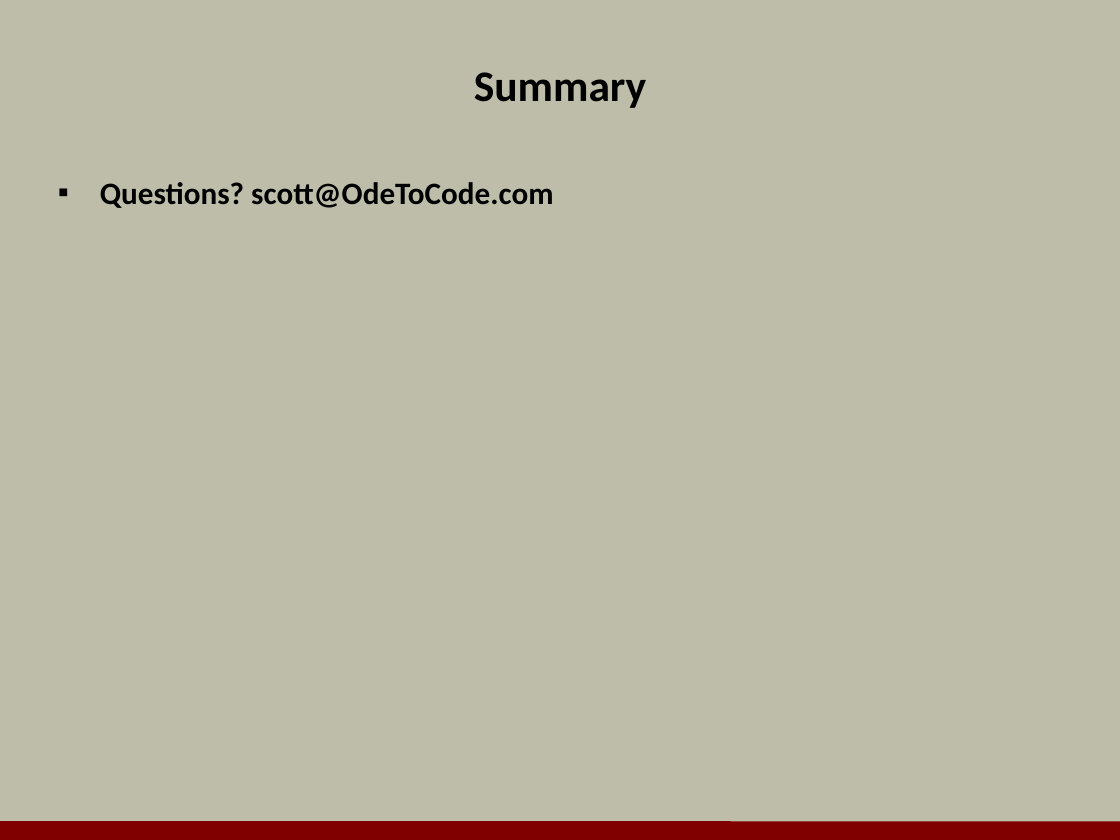
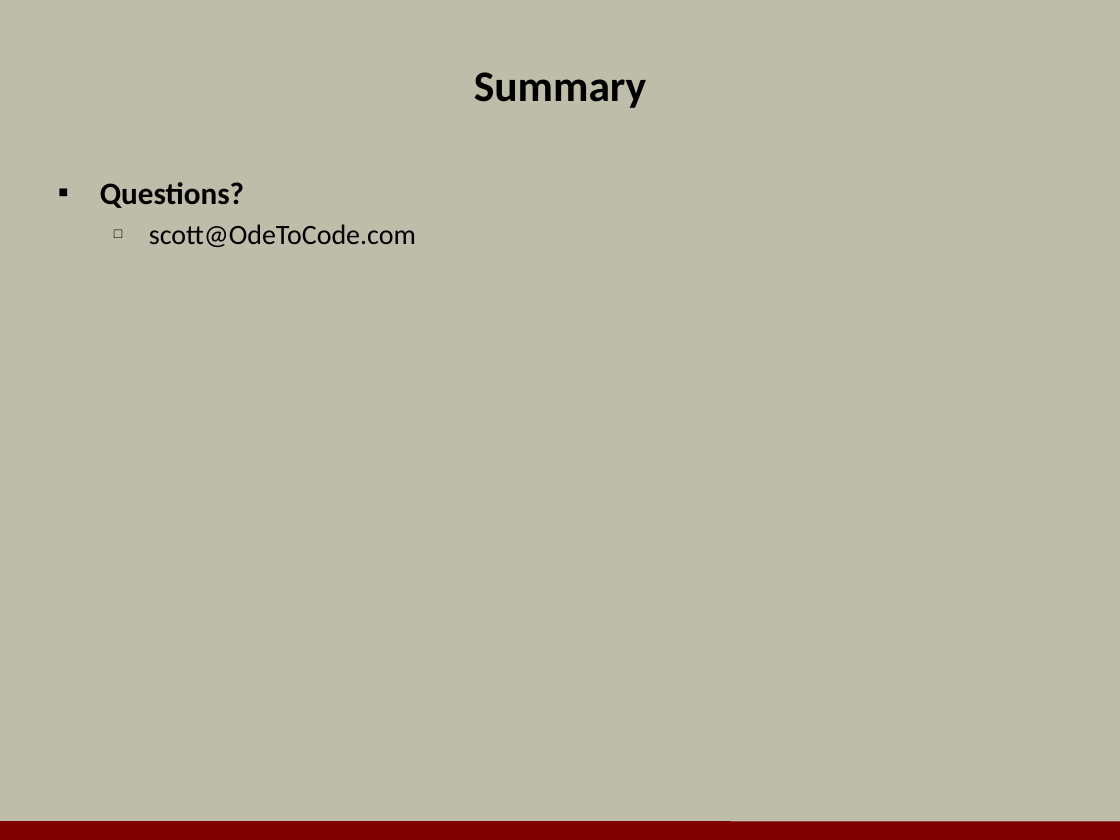
Before and after one commit to OdeToCode/classes, a slide deck: slide 23 of mvc/slides/12_Mobile.pptx. Drawn at 1120x840 pixels with LibreOffice and Linux fonts; fonts in the diff are those of the drawing; background and template pictures are left out. Boxes give left, top, right and bottom in pixels: in the first picture for what was removed or moved away, otherwise in the second. Text is boxed around its words. In the diff, an @@ line names an element or a change of style, - is before the commit and + after.

```diff
--- a/mvc/slides/12_Mobile.pptx
+++ b/mvc/slides/12_Mobile.pptx
@@ text at (100, 182, 416, 247): text changed; size 20 to 18 pt; bold off @@
-▪ Questions? scott@OdeToCode.com
+▪ Questions?
+  □ scott@OdeToCode.com
```
Also in this commit, not shown: 1 other file.
